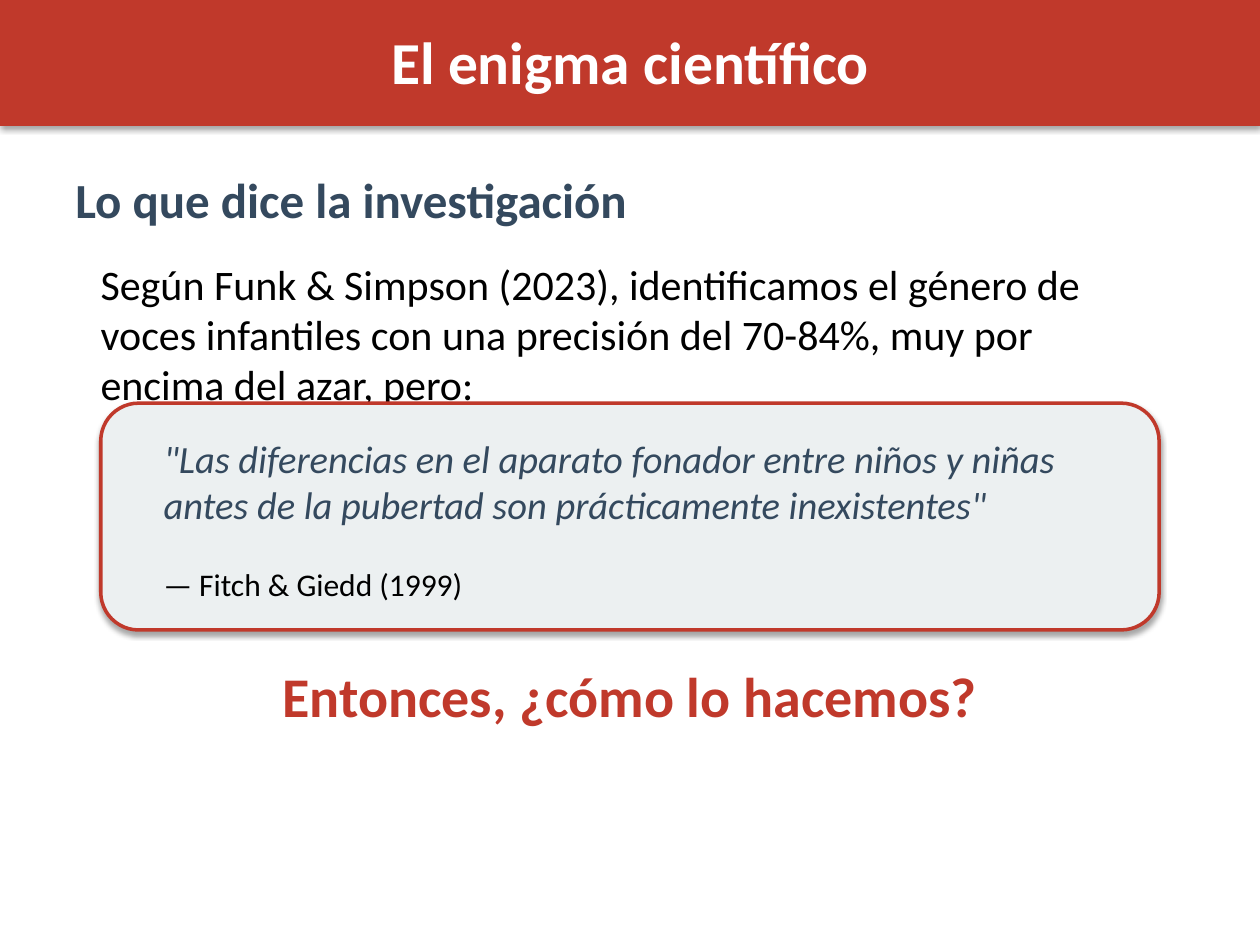
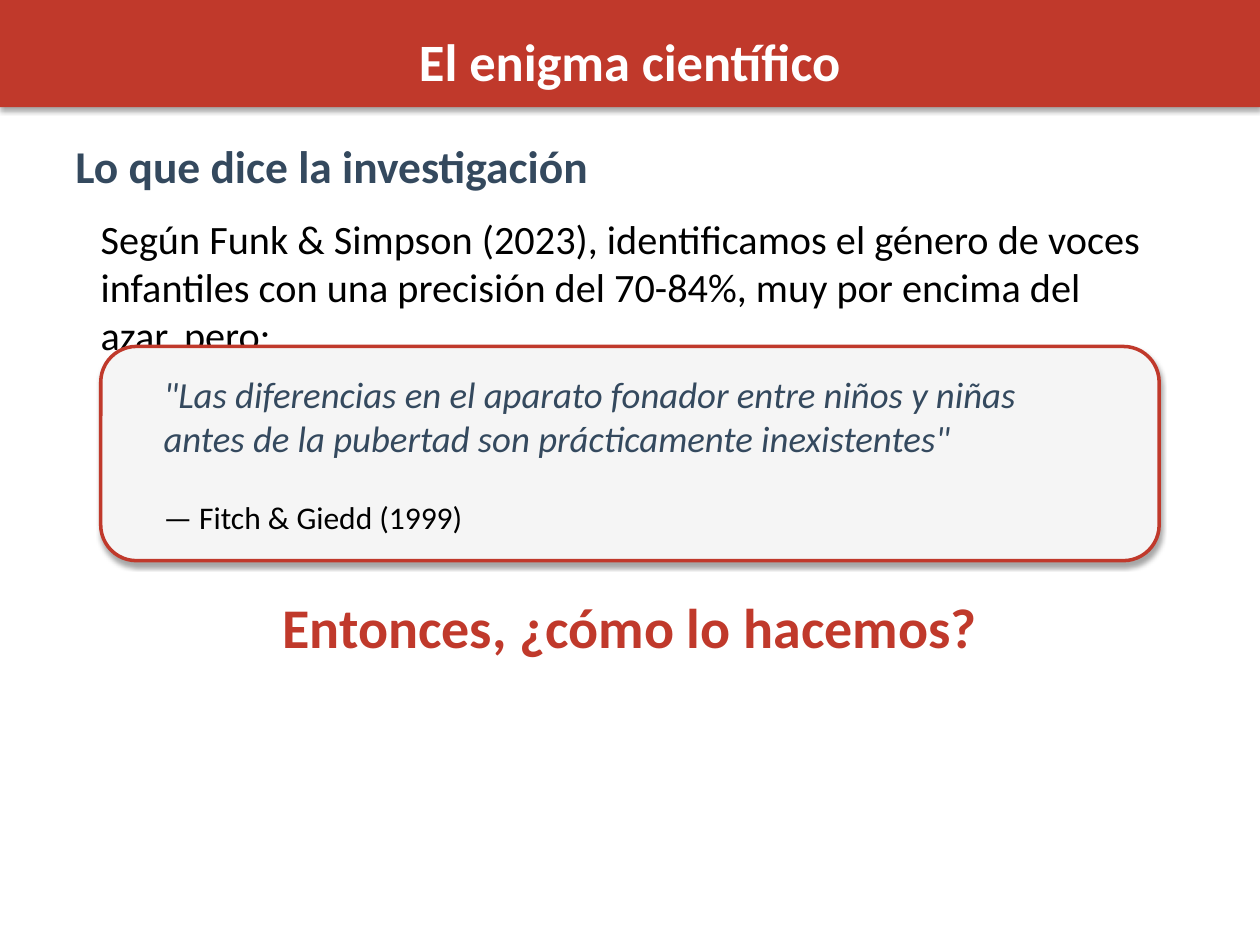
Before and after one commit to maquemmados/vozvozvoz, a slide deck: slide 5 of presentacion.pptx. Drawn at 1260x945 pixels with LibreOffice and Linux fonts; fonts in the diff are those of the drawing. Boxes give left, top, right and bottom in pixels: in the first picture for what was removed or moved away, otherwise in the second. Text is boxed around its words. In the diff, an @@ line names an element or a change of style, - is before the commit and + after.

```diff
--- a/presentacion.pptx
+++ b/presentacion.pptx
@@ rectangle: place and size @@
-rectangle at <box>0,0,1260,126</box>
+rectangle at <box>0,0,1260,107</box>
@@ text "El enigma científico" at <box>419,44,841,90</box>: size 34 to 30 pt @@
@@ text "Lo que dice la investigación": place and size @@
-text "Lo que dice la investigación" at <box>75,183,627,227</box>
+text "Lo que dice la investigación" at <box>75,151,588,191</box>
@@ text "Lo que dice la investigación" at <box>75,151,588,191</box>: size 28 to 26 pt @@
@@ text "Según Funk & Simpson (2023), ...": place and size @@
-text "Según Funk & Simpson (2023), ..." at <box>101,269,1080,411</box>
+text "Según Funk & Simpson (2023), ..." at <box>101,224,1140,348</box>
@@ text "Según Funk & Simpson (2023), ..." at <box>101,224,1140,348</box>: size 24 to 23 pt @@
@@ rounded rectangle: place and size @@
-rounded rectangle at <box>101,403,1159,630</box>
+rounded rectangle at <box>101,346,1159,561</box>
@@ rounded rectangle at <box>101,346,1159,561</box>: fill #ECF0F1 to #F5F5F5 @@
@@ text ""Las diferencias en el aparato ...": place and size @@
-text ""Las diferencias en el aparato ..." at <box>164,446,1055,600</box>
+text ""Las diferencias en el aparato ..." at <box>164,382,1015,533</box>
@@ text at <box>164,382,1015,458</box>: size 22 to 21 pt in ""Las diferencias en el aparato fonador entre ..." @@
@@ text "Entonces, ¿cómo lo hacemos?": place and size @@
-text "Entonces, ¿cómo lo hacemos?" at <box>282,677,976,726</box>
+text "Entonces, ¿cómo lo hacemos?" at <box>282,608,976,657</box>
```
Also in this commit, not shown: 19 other slides changed, 1 other file.
